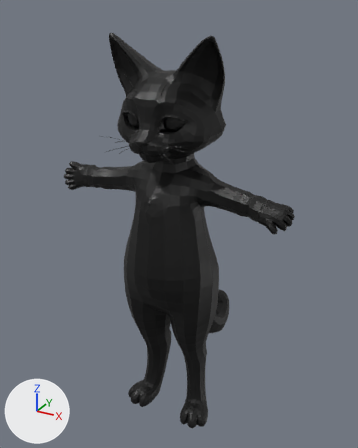
An edit to the Blender file assets/models/cat/tripo-hand/cat.blend, drawn before and after from the same camera.
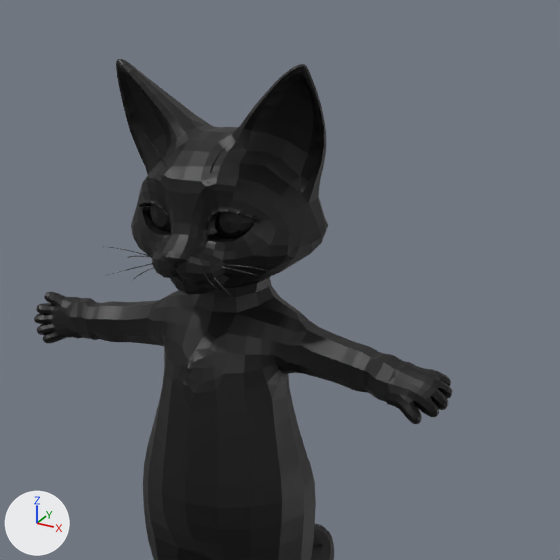
Each version appears first whole from a 50 mm lens placed at (0.574, -1.08, 1.091), pointed at (-0.016, -0.006, 0.554), and next in a close-up on the part from 13% to 99% of the width and 0% to 69% of the height. The lights are fixed; the arrows at lower left show +X, +Y and +Z. The older version's two pictures come first.

Objects in the first close-up: 'cat'.
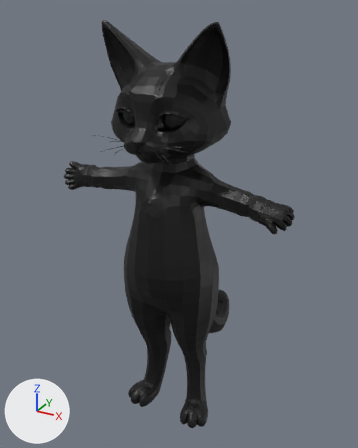
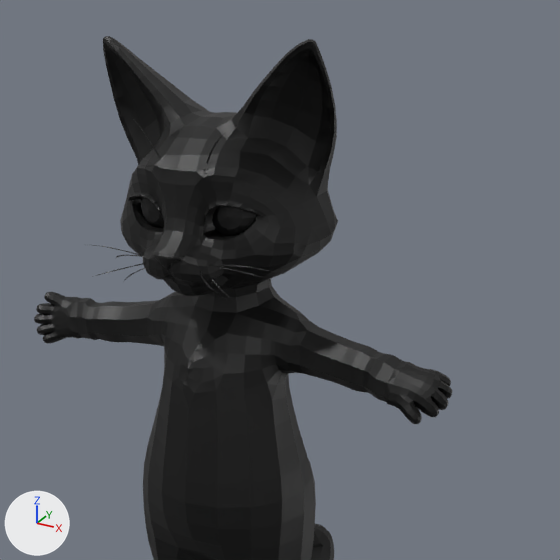
Commit message: fix(models): make the head of the Tripo cat 1.1 times larger

Boxes (x1, y1, x2, y2) around the edits, measured in the close-ups (560 x 560 px; the box of a moved part takes in the faces that stretch with it):
'cat', reshaped
    before: (34, 59, 452, 560)
    after: (34, 36, 452, 560)
part 1 of me_cat, moved or reshaped
    before: (109, 247, 153, 257)
    after: (93, 245, 143, 256)
part 2 of me_cat, moved or reshaped
    before: (106, 263, 153, 276)
    after: (92, 263, 144, 277)
part 3 of me_cat, moved or reshaped
    before: (128, 256, 152, 258)
    after: (116, 255, 143, 258)
part 4 of me_cat, moved or reshaped
    before: (150, 204, 171, 231)
    after: (141, 197, 164, 228)
part 5 of me_cat, moved or reshaped
    before: (215, 212, 255, 239)
    after: (212, 206, 258, 236)
part 6 of me_cat, moved or reshaped
    before: (210, 144, 229, 173)
    after: (207, 136, 222, 163)
part 7 of me_cat, moved or reshaped
    before: (116, 59, 328, 297)
    after: (103, 36, 338, 303)

Edits to the bpy script that builds the scene:
```text
Change me_cat:
    used by ob_cat; location = (0.0, 0.0, 0.0)
    remove me_cat.from_pydata(...)  # 3467 vertices, 3771 faces, 16 loose edges; spans x -0.309..0.312, y -0.228..0.229, z 0.0..1.038
    add me_cat.from_pydata(...)  # 3467 vertices, 3771 faces, 16 loose edges; spans x -0.309..0.312, y -0.245..0.229, z 0.0..1.063
    me_cat part 1: the loose piece of 18 vertices spanning x -0.122..-0.037, y -0.195..-0.184, z 0.813..0.823 is scaled about its middle by 1.1, then moved by (-0.008, -0.013, 0.004)
    me_cat part 2: the loose piece of 19 vertices spanning x -0.088..-0.032, y -0.228..-0.186, z 0.795..0.81 is scaled about its middle by 1.1, then moved by (-0.006, -0.015, 0.002)
    me_cat part 3: the loose piece of 19 vertices spanning x -0.105..-0.039, y -0.177..-0.155, z 0.799..0.813 is scaled about its middle by 1.1, then moved by (-0.007, -0.011, 0.002)
    me_cat part 4: the loose piece of 47 vertices spanning x -0.074..-0.007, y -0.165..-0.117, z 0.831..0.898 is scaled about its middle by 1.1, then moved by (-0.004, -0.009, 0.008)
    me_cat part 5: the loose piece of 49 vertices spanning x 0.017..0.082, y -0.164..-0.123, z 0.832..0.898 is scaled about its middle by 1.1, then moved by (0.005, -0.009, 0.008)
    me_cat part 6: the loose piece of 16 vertices spanning x 0.027..0.06, y -0.175..-0.166, z 0.914..0.955 is scaled about its middle by 1.1, then moved by (0.004, -0.012, 0.015)
    me_cat part 7: 934 of 3467 vertices moved; they spanned x -0.14..0.138, y -0.213..0.038, z 0.763..1.038 and now span x -0.153..0.152, y -0.229..0.048, z 0.763..1.063; mean shift (0.0, -0.008, 0.009); largest move (0.127, -0.126, 1.037) -> (0.139, -0.134, 1.063)
    other edits to the shape of me_cat do not show in these pictures
```
